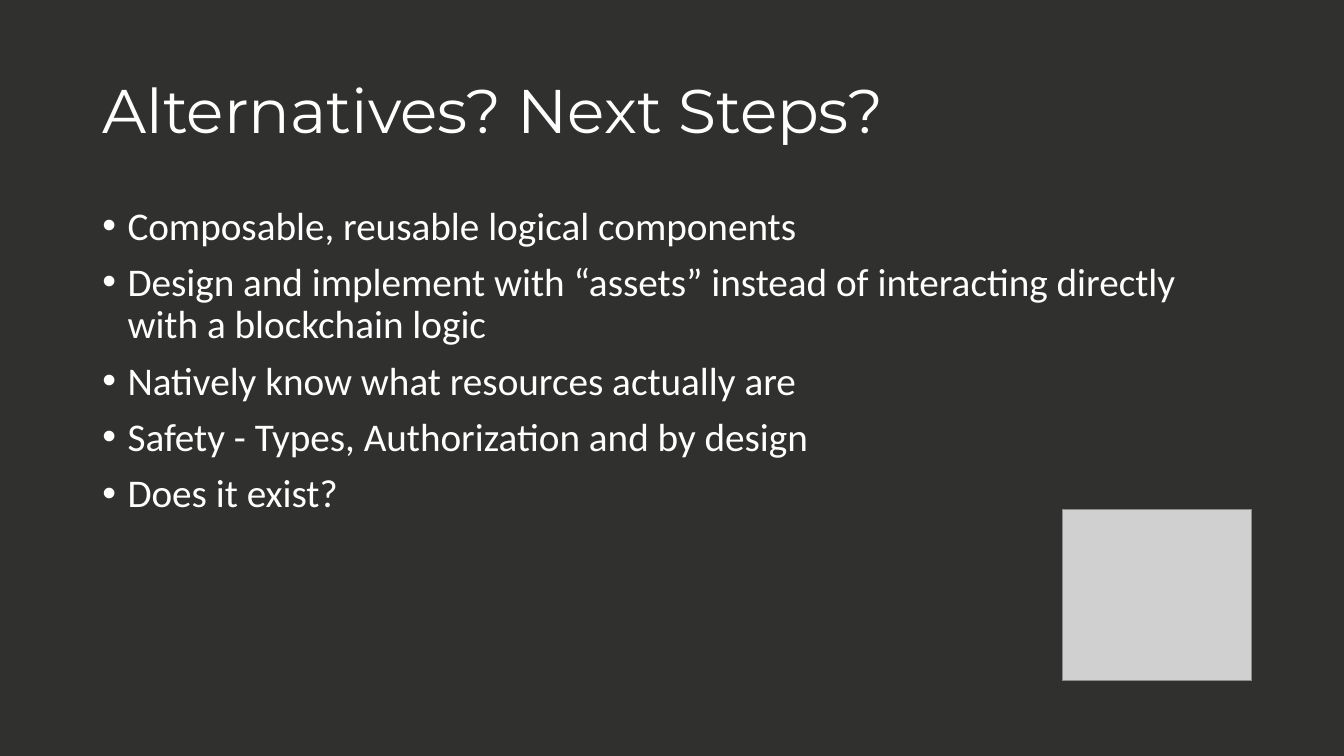
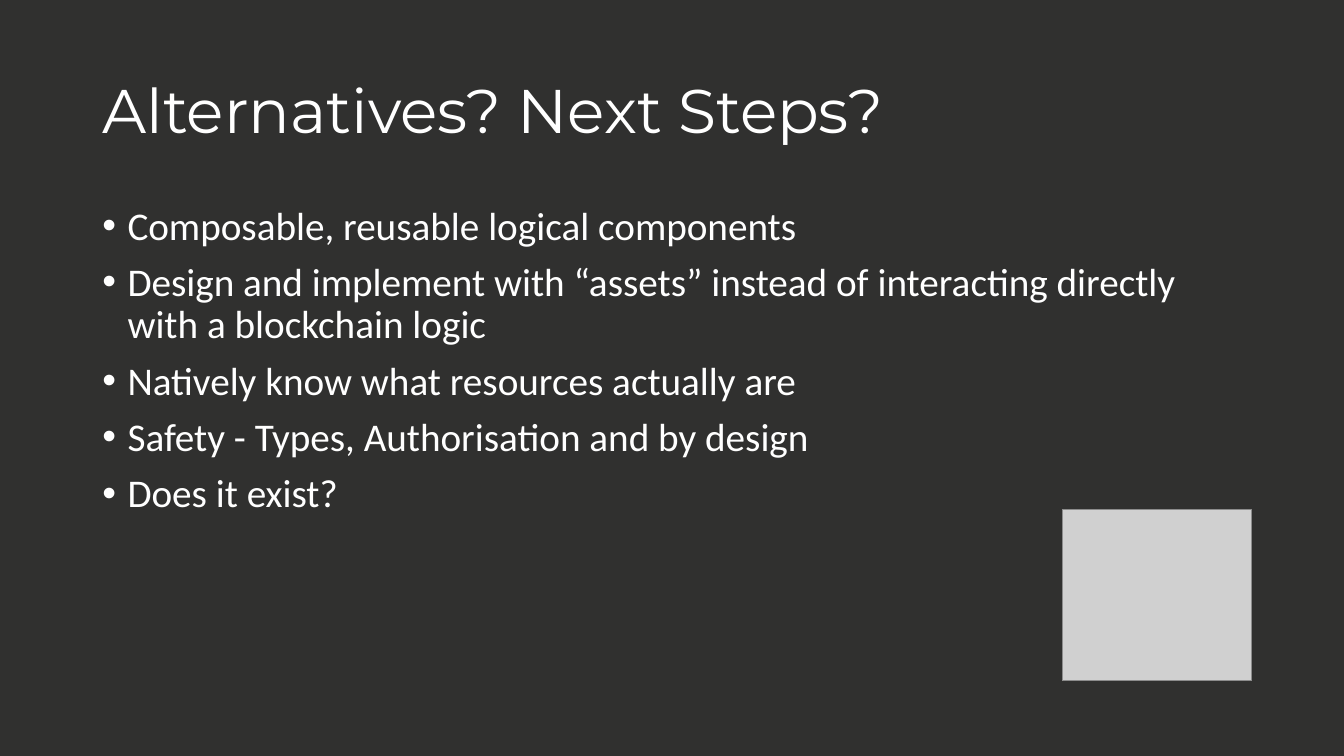
Before and after one commit to beemdvp/event-service, a slide deck: slide 10 of smart-contracts-evolution.pptx. Drawn at 1344x756 pixels with LibreOffice and Linux fonts; fonts in the diff are those of the drawing; grey boxes stand for pictures; background and template pictures are left out. Boxes give left, top, right and bottom in pixels: in the first picture for what was removed or moved away, otherwise in the second. Text is boxed around its words. In the diff, an @@ line names an element or a change of style, - is before the commit and + after.

```diff
--- a/smart-contracts-evolution.pptx
+++ b/smart-contracts-evolution.pptx
@@ text at bbox=[128, 423, 808, 458]: text changed @@
-• Safety - Types, Authorization and by design
+• Safety - Types, Authorisation and by design
```
Also in this commit, not shown: 3 other slides changed.
